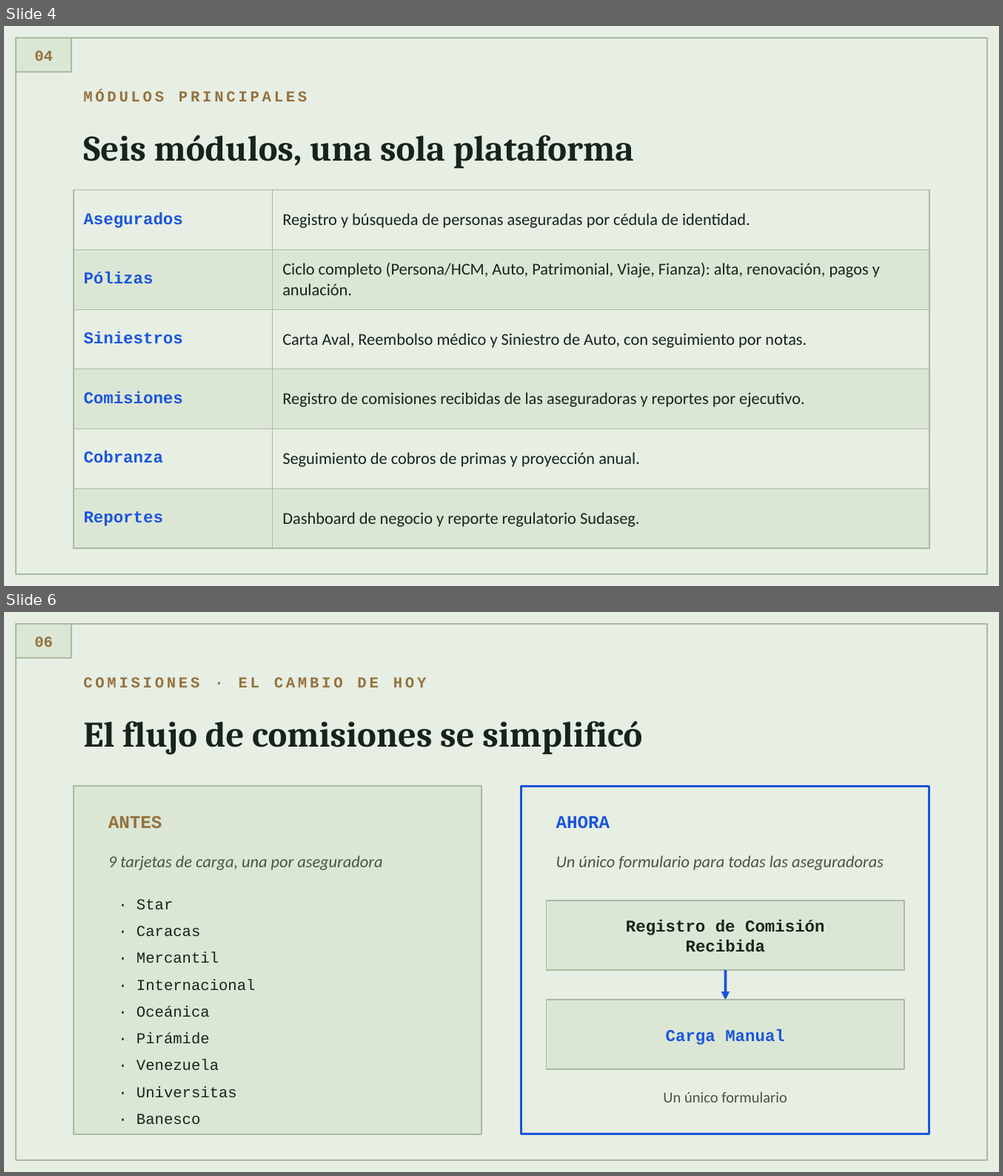
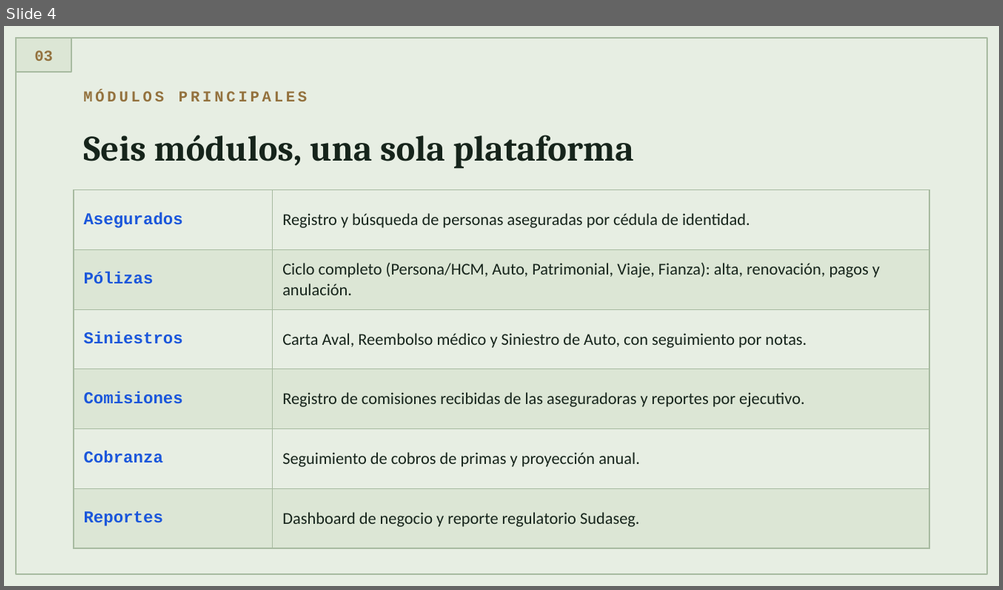
Before and after one commit to DanveDC/broker-suite, a slide deck: docs/BrokerCore-Presentacion.pptx. Shown one above the other, each under a label of ours: slides 4 and 6 before the commit, slide 4 after it; the slides between them are not shown. The pictures are 1003x1176 and 1003x590 pixels, drawn with LibreOffice and Linux fonts; fonts in the diff are those of the drawing. Boxes give left, top, right and bottom in pixels: in the first picture for what was removed or moved away, otherwise in the second. Text is boxed around its words. In the diff, an @@ line names an element or a change of style, - is before the commit and + after.

Commit message:
docs: update presentation to product-pitch framing
Regenerate BrokerCore-Presentacion.pptx to match the reworked HTML
deck: drop the changelog-style comisiones slide and the deployment
location slide, add a practical "qué registra" slide, replace the
route-count stat with a more relevant integrations count.

```diff
--- a/docs/BrokerCore-Presentacion.pptx
+++ b/docs/BrokerCore-Presentacion.pptx
@@ slide 6 removed at [4,612,999,1172], background #E7EEE3 @@
@@ rectangle removed at [16,624,987,1160] @@
@@ rectangle removed at [16,624,71,658] @@
@@ text removed at [34,636,53,647] @@
-06
@@ text removed at [83,677,427,687] @@
-COMISIONES · EL CAMBIO DE HOY
@@ text removed at [83,721,642,755] @@
-El flujo de comisiones se simplificó
@@ rectangle removed at [74,786,481,1134] @@
@@ rectangle removed at [521,786,929,1134] @@
@@ text removed at [108,816,162,828] @@
-ANTES
@@ text removed at [556,816,610,829] @@
-AHORA
@@ text removed at [108,855,382,870] @@
-9 tarjetas de carga, una por aseguradora
@@ text removed at [556,855,883,870] @@
-Un único formulario para todas las aseguradoras
@@ text removed at [136,899,173,909] @@
-· Star
@@ rectangle removed at [546,901,904,970] @@
@@ text removed at [626,920,824,952] @@
-Registro de Comisión
-Recibida
@@ text removed at [136,926,200,936] @@
-· Caracas
@@ text removed at [136,952,219,963] @@
-· Mercantil
@@ text removed at [136,979,256,990] @@
-· Internacional
@@ arrow removed from (725, 970) to (725, 1000) @@
@@ text removed at [136,1006,210,1017] @@
-· Oceánica
@@ rectangle removed at [546,1000,904,1069] @@
@@ text removed at [136,1033,210,1044] @@
-· Pirámide
@@ text removed at [666,1029,785,1045] @@
-Carga Manual
@@ text removed at [136,1060,219,1070] @@
-· Venezuela
@@ text removed at [136,1086,237,1097] @@
-· Universitas
@@ text removed at [663,1092,786,1103] @@
-Un único formulario
@@ text removed at [136,1114,200,1124] @@
-· Banesco
@@ slide 4 changed as well @@
@@ text at [34,50,53,61]: text changed @@
-04
+03
```
Also in this commit, not shown: 6 other slides changed, 2 slides added, 2 other slides removed.
